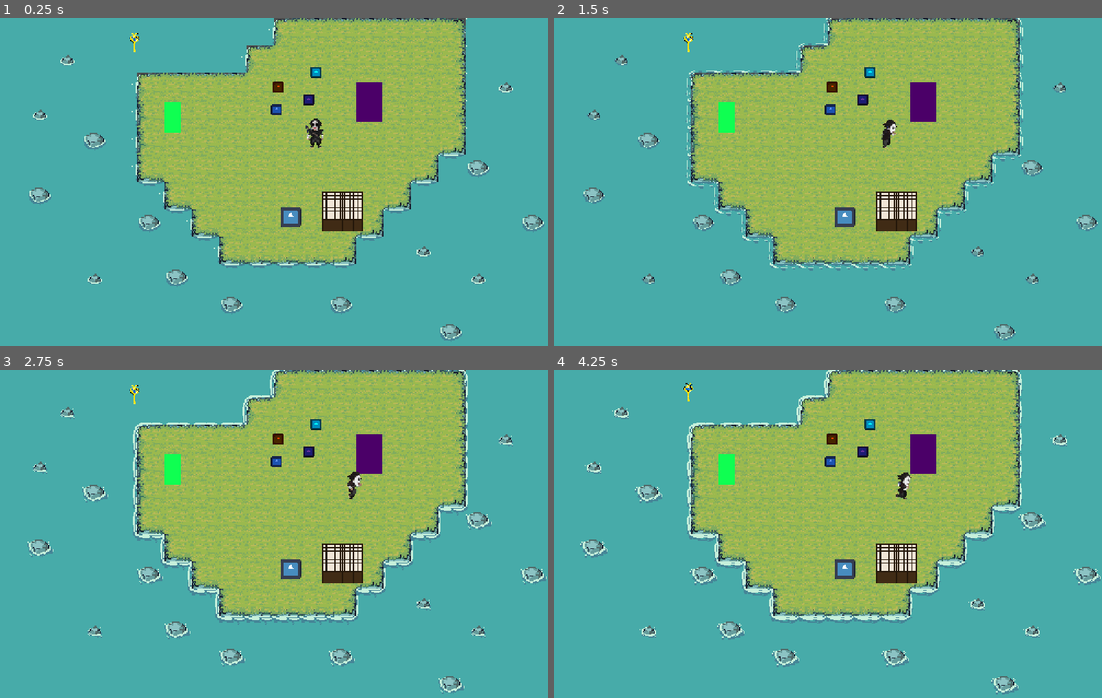
Above: before the commit, frames 1-4 (two rows, left to right).
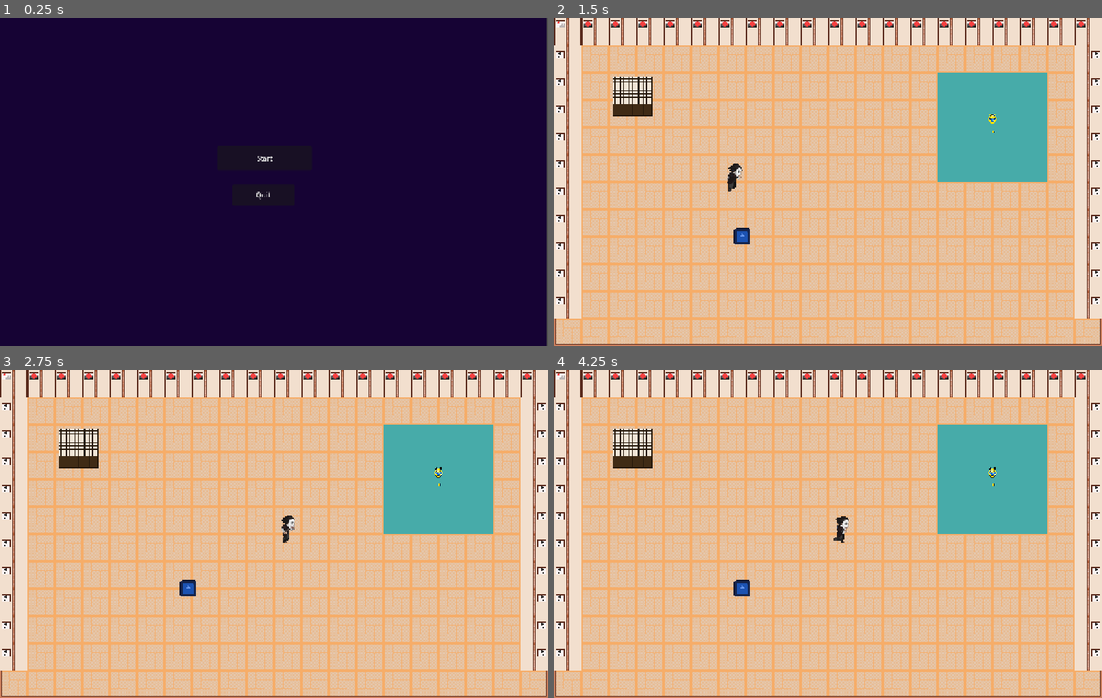
Above: after the commit, the same moments.

Repository: lajd-ufma/GGJ2026-game
Game: Godot game, scene res://menu.tscn
Two runs of this game, one before a commit and one after it. Both use one fixed random seed, a clock stepped at 60 frames per second and the inputs below. Before the commit the project starts from res://playground/scenesPG/playground.tscn. The engine's default icon, where the game draws it, is replaced by a stand-in: a white triangle on a blue panel in a dark square.
Inputs (mouse positions are in pixels of both pictures, inside the frame that each line leads up to):
- Up to frame 1 (0.25 s): no input
- Up to frame 2 (1.5 s): click (817, 159) at 0.5 s, where only the run after the commit has a clickable "Start"; tap Enter (ui_accept) at 1.25 s; hold D (move_right) from 1.28 s (still down); hold Space (special) from 1.28 s (still down)
- Up to frame 3 (2.75 s): keep holding D (move_right); tap Enter (ui_accept) at 1.52, 2.27 s; release Space (special) at 2.03 s; tap J (shoot) at 2.1 s; tap Space (special) at 2.3 s
- Up to frame 4 (4.25 s): release D (move_right) at 2.78 s; hold A (move_left) 2.78-3.53 s; hold Space (special) 2.78-3.53 s; hold D (move_right) from 3.53 s (still down); tap Space (special) at 3.6 s; tap Enter (ui_accept) at 3.77 s

The runs differ from the first frame. In frame 1, 100% of the frame differs, in the area x 0-100%, y 0-100%; in frame 2, 98%; in frame 3, 98%; in frame 4, 98%.

Commit message:
music manager

Diff:
--- /dev/null
+++ b/MusicManager.gd
@@ -0,0 +1,19 @@
+extends Node
+
+var audio_player: AudioStreamPlayer
+
+# Carregue sua música aqui
+var background_music = preload("res://playground/actorsPG/final_music.tscn")
+
+func _ready():
+	# Criamos o player de áudio via código
+	audio_player = background_music.instantiate()
+	add_child(audio_player)
+	play_music()
+
+func play_music():
+	if not audio_player.playing:
+		audio_player.play()
+
+func stop_music():
+	audio_player.stop()
--- /dev/null
+++ b/menu.gd
@@ -0,0 +1,6 @@
+extends Control
+
+func _on_button_start_pressed() -> void:
+	get_tree().change_scene_to_file("res://playground/scenesPG/level_1.tscn")
+func _on_button_quit_pressed() -> void:
+	get_tree().quit()
--- /dev/null
+++ b/menu.tscn
@@ -0,0 +1,51 @@
+[gd_scene format=3 uid="uid://cvsqklaxyct54"]
+
+[ext_resource type="Script" uid="uid://fliau7inoqnu" path="res://menu.gd" id="1_7rdgn"]
+
+[node name="menu" type="Control" unique_id=1865453434]
+layout_mode = 3
+anchors_preset = 15
+anchor_right = 1.0
+anchor_bottom = 1.0
+grow_horizontal = 2
+grow_vertical = 2
+script = ExtResource("1_7rdgn")
+
+[node name="ColorRect" type="ColorRect" parent="." unique_id=1185100477]
+layout_mode = 0
+offset_right = 1277.0
+offset_bottom = 772.0
+color = Color(0.08627451, 0.011764706, 0.20392157, 1)
+
+[node name="button_start" type="Button" parent="." unique_id=839722650]
+layout_mode = 1
+anchors_preset = 8
+anchor_left = 0.5
+anchor_top = 0.5
+anchor_right = 0.5
+anchor_bottom = 0.5
+offset_left = -132.0
+offset_top = -84.0
+offset_right = 88.64514
+offset_bottom = -27.0
+grow_horizontal = 2
+grow_vertical = 2
+text = "Start"
+
+[node name="button_quit" type="Button" parent="." unique_id=1662419922]
+layout_mode = 1
+anchors_preset = 8
+anchor_left = 0.5
+anchor_top = 0.5
+anchor_right = 0.5
+anchor_bottom = 0.5
+offset_left = -97.0
+offset_top = 6.0
+offset_right = 48.0
+offset_bottom = 55.0
+grow_horizontal = 2
+grow_vertical = 2
+text = "Quit"
+
+[connection signal="pressed" from="button_start" to="." method="_on_button_start_pressed"]
+[connection signal="pressed" from="button_quit" to="." method="_on_button_quit_pressed"]
--- /dev/null
+++ b/playground.tscn
@@ -0,0 +1,51 @@
+[gd_scene format=3 uid="uid://c2blaa0580uvm"]
+
+[ext_resource type="PackedScene" uid="uid://ccp31fuyyqtly" path="res://playground/scenesPG/terrain_manager.tscn" id="1_v7dth"]
+[ext_resource type="PackedScene" uid="uid://dsa5lexnsuvpr" path="res://playground/actorsPG/block.tscn" id="2_pi42a"]
+[ext_resource type="PackedScene" uid="uid://blvypiedpnhk6" path="res://playground/actorsPG/wall.tscn" id="3_h1jm5"]
+[ext_resource type="PackedScene" uid="uid://h4vm1pmkjc6u" path="res://generic_mask.tscn" id="4_pio1y"]
+[ext_resource type="PackedScene" uid="uid://de4nhquuknynq" path="res://playground/actorsPG/player.tscn" id="5_te8jg"]
+[ext_resource type="PackedScene" uid="uid://cq4r5hd3cwbmi" path="res://playground/actorsPG/chave.tscn" id="6_yjl7g"]
+[ext_resource type="PackedScene" uid="uid://bkvu5ombl3e2t" path="res://playground/actorsPG/portao.tscn" id="7_f7pug"]
+[ext_resource type="PackedScene" uid="uid://eoecly782d2v" path="res://playground/scenesPG/cipo.tscn" id="8_jgc46"]
+
+[node name="Playground" type="Node2D" unique_id=772824261]
+
+[node name="TerrainManager" parent="." unique_id=855998751 instance=ExtResource("1_v7dth")]
+
+[node name="Block" parent="." unique_id=1261224743 instance=ExtResource("2_pi42a")]
+position = Vector2(679, 466)
+scale = Vector2(0.5, 0.5)
+
+[node name="Wall" parent="." unique_id=976257622 instance=ExtResource("3_h1jm5")]
+position = Vector2(860, 152)
+scale = Vector2(0.5, 0.5)
+
+[node name="generic_mask" parent="." unique_id=241255481 instance=ExtResource("4_pio1y")]
+position = Vector2(650, 162)
+mask_element = 1
+
+[node name="generic_mask2" parent="." unique_id=392058370 instance=ExtResource("4_pio1y")]
+position = Vector2(646, 215)
+
+[node name="generic_mask3" parent="." unique_id=1521585000 instance=ExtResource("4_pio1y")]
+position = Vector2(738, 127)
+mask_element = 0
+
+[node name="generic_mask4" parent="." unique_id=1527778190 instance=ExtResource("4_pio1y")]
+position = Vector2(721, 191)
+mask_element = 3
+
+[node name="player" parent="." unique_id=1362530387 instance=ExtResource("5_te8jg")]
+position = Vector2(737, 266)
+scale = Vector2(1, 1)
+
+[node name="chave" parent="." unique_id=422720259 instance=ExtResource("6_yjl7g")]
+position = Vector2(314, 55)
+
+[node name="portao" parent="." unique_id=964659488 instance=ExtResource("7_f7pug")]
+position = Vector2(800, 454)
+next_scene_path = "res://playground/scenesPG/playground.tscn"
+
+[node name="cipo" parent="." unique_id=858177106 instance=ExtResource("8_jgc46")]
+position = Vector2(403, 234)
--- a/playground/actorsPG/final.tscn
+++ b/playground/actorsPG/final.tscn
@@ -1,6 +1,4 @@
 [gd_scene format=3 uid="uid://17sremjji3s7"]
-
-[ext_resource type="Script" uid="uid://cu1nxno7f2ndu" path="res://final.gd" id="1_cke6t"]
 
 [node name="final" type="Control" unique_id=86178271]
 layout_mode = 3
@@ -9,4 +7,3 @@
 anchor_bottom = 1.0
 grow_horizontal = 2
 grow_vertical = 2
-script = ExtResource("1_cke6t")
--- a/playground/scenesPG/level_1.tscn
+++ b/playground/scenesPG/level_1.tscn
@@ -40,4 +40,4 @@
 
 [node name="portao" parent="." unique_id=964659488 instance=ExtResource("6_coceo")]
 position = Vector2(184, 184)
-next_scene_path = "C:/Users/super/OneDrive/Documentos/GitHub/GGJ2026-game/playground/scenesPG/level_2.tscn"
+next_scene_path = "res://playground/scenesPG/level_2.tscn"
--- a/playground/scenesPG/level_2.tscn
+++ b/playground/scenesPG/level_2.tscn
@@ -53,4 +53,4 @@
 
 [node name="portao" parent="." unique_id=964659488 instance=ExtResource("6_y2x4l")]
 position = Vector2(1184, 720)
-next_scene_path = "C:/Users/super/OneDrive/Documentos/GitHub/GGJ2026-game/playground/scenesPG/level_3.tscn"
+next_scene_path = "res://playground/scenesPG/level_3.tscn"
--- a/playground/scenesPG/level_3.tscn
+++ b/playground/scenesPG/level_3.tscn
@@ -79,6 +79,7 @@
 
 [node name="portao" parent="." unique_id=964659488 instance=ExtResource("5_lyhxg")]
 position = Vector2(1168, 400)
+next_scene_path = "res://playground/scenesPG/level_4.tscn"
 
 [node name="chave" parent="." unique_id=422720259 instance=ExtResource("6_dh8n7")]
 position = Vector2(640, 128)
--- a/playground/scenesPG/level_4.tscn
+++ b/playground/scenesPG/level_4.tscn
@@ -21,6 +21,7 @@
 
 [node name="portao" parent="." unique_id=964659488 instance=ExtResource("3_nl5wh")]
 position = Vector2(1232, 401)
+next_scene_path = "res://playground/scenesPG/level_5.tscn"
 
 [node name="terreno" type="Node2D" parent="." unique_id=2050677777]
 
--- a/playground/scenesPG/level_5.tscn
+++ b/playground/scenesPG/level_5.tscn
@@ -34,6 +34,7 @@
 
 [node name="portao" parent="." unique_id=964659488 instance=ExtResource("5_50wv5")]
 position = Vector2(1128, 600)
+next_scene_path = "res://playground/scenesPG/level_6.tscn"
 
 [node name="chave" parent="." unique_id=422720259 instance=ExtResource("6_dcb7p")]
 position = Vector2(624, 56)
--- a/playground/scenesPG/level_6.tscn
+++ b/playground/scenesPG/level_6.tscn
@@ -30,6 +30,7 @@
 
 [node name="portao" parent="." unique_id=964659488 instance=ExtResource("3_djr5j")]
 position = Vector2(1105, 350)
+next_scene_path = "res://playground/scenesPG/level_7.tscn"
 
 [node name="Block" parent="." unique_id=857622503 instance=ExtResource("4_klbxv")]
 position = Vector2(645, 150)
--- a/project.godot
+++ b/project.godot
@@ -15,9 +15,13 @@
 [application]
 
 config/name="GGJ Jogo Protótipo"
-run/main_scene="uid://n3heiai41oxq"
+run/main_scene="uid://cvsqklaxyct54"
 config/features=PackedStringArray("4.6", "Mobile")
 config/icon="res://icon.svg"
+
+[autoload]
+
+MusicManager="*uid://d24fjxg1du6pp"
 
 [display]
 
@@ -55,6 +59,12 @@
 , Object(InputEventKey,"resource_local_to_scene":false,"resource_name":"","device":-1,"window_id":0,"alt_pressed":false …(186 unchanged characters)…
 ]
 }
+special={
+"deadzone": 0.2,
+"events": [Object(InputEventKey,"resource_local_to_scene":false,"resource_name":"","device":-1,"window_id":0,"alt_pressed":false,"shift_pressed":false,"ctrl_pressed":false,"meta_pressed":false,"pressed":false,"keycode":0,"physical_keycode":32,"key_label":0,"unicode":32,"location":0,"echo":false,"script":null)
+, Object(InputEventKey,"resource_local_to_scene":false,"resource_name":"","device":-1,"window_id":0,"alt_pressed":false,"shift_pressed":false,"ctrl_pressed":false,"meta_pressed":false,"pressed":false,"keycode":0,"physical_keycode":74,"key_label":0,"unicode":106,"location":0,"echo":false,"script":null)
+]
+}
 shoot={
 "deadzone": 0.2,
 "events": [Object(InputEventKey,"resource_local_to_scene":false,"resource_name":"","device":-1,"window_id":0,"alt_press …(192 unchanged characters)…
@@ -64,12 +74,6 @@
 dash={
 "deadzone": 0.2,
 "events": [Object(InputEventKey,"resource_local_to_scene":false,"resource_name":"","device":-1,"window_id":0,"alt_press …(192 unchanged characters)…
-]
-}
-special={
-"deadzone": 0.2,
-"events": [Object(InputEventKey,"resource_local_to_scene":false,"resource_name":"","device":-1,"window_id":0,"alt_pressed":false,"shift_pressed":false,"ctrl_pressed":false,"meta_pressed":false,"pressed":false,"keycode":0,"physical_keycode":32,"key_label":0,"unicode":32,"location":0,"echo":false,"script":null)
-, Object(InputEventKey,"resource_local_to_scene":false,"resource_name":"","device":-1,"window_id":0,"alt_pressed":false,"shift_pressed":false,"ctrl_pressed":false,"meta_pressed":false,"pressed":false,"keycode":0,"physical_keycode":74,"key_label":0,"unicode":106,"location":0,"echo":false,"script":null)
 ]
 }
 
@@ -85,6 +89,7 @@
 2d_physics/layer_5="block"
 2d_physics/layer_6="wall"
 2d_physics/layer_7="tree"
+2d_physics/layer_8="cipo"
 
 [rendering]
 
Not shown, added: MusicManager.gd.uid
Not shown, added: menu.gd.uid
Not shown: 1 places in playground/scenesPG/level_1.tscn that only renumber resources
Not shown: 1 places in playground/scenesPG/level_2.tscn that only renumber resources
Not shown: 1 places in playground/scenesPG/level_3.tscn that only renumber resources
Not shown: 1 places in playground/scenesPG/level_4.tscn that only renumber resources
Not shown: 1 places in playground/scenesPG/level_5.tscn that only renumber resources
Not shown: 1 places in playground/scenesPG/level_6.tscn that only renumber resources
